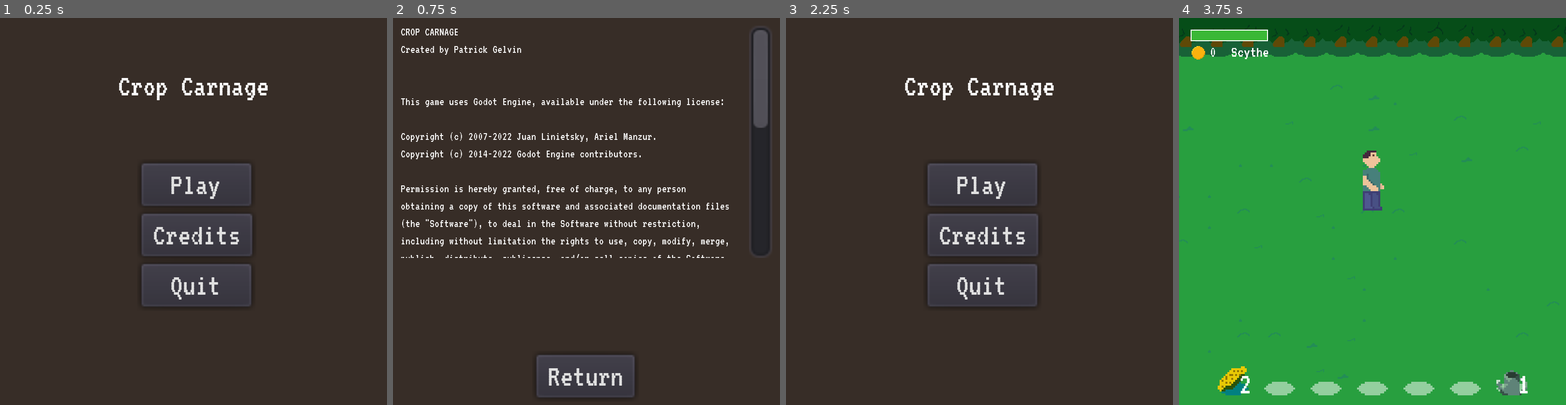
Above: before the commit, frames 1-4 (left to right).
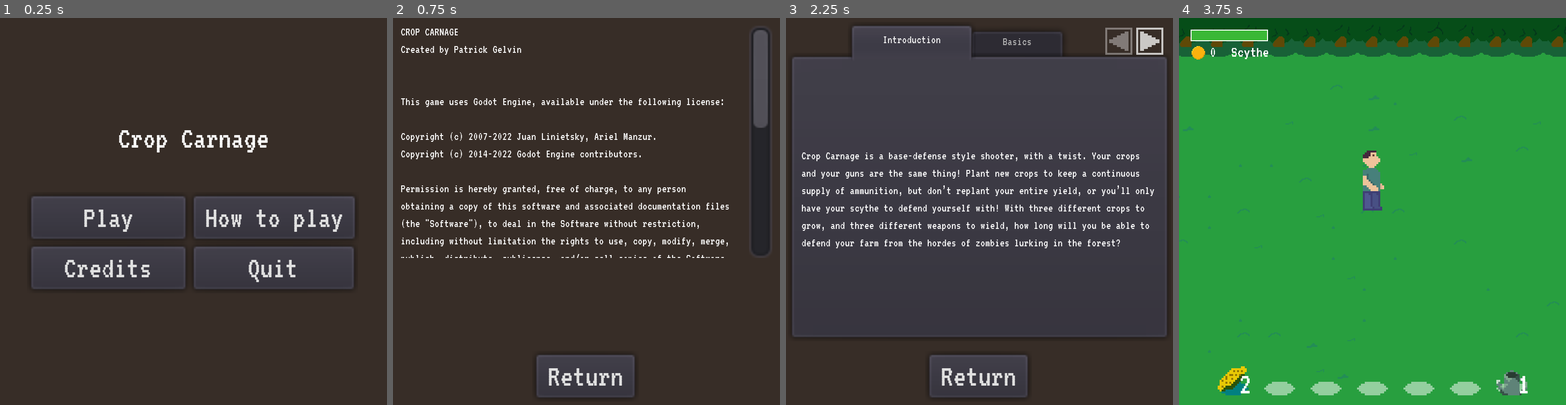
Above: after the commit, the same moments.

Repository: gelvinp/ld52-crop-carnage
Game: Godot game, scene res://menu/menu.tscn
The game is run twice, just before and just after one commit, with the same random seed, the same clock (stepped at 60 frames per second) and the same inputs.
Inputs (mouse positions are in pixels of both pictures, inside the frame that each line leads up to):
- Up to frame 1 (0.25 s): no input
- Up to frame 2 (0.75 s): click "Credits" at 0.5 s
- Up to frame 3 (2.25 s): click "Return" at 1.25 s; click (1060, 219) at 2 s, where only the run after the commit has a clickable "How to play"
- Up to frame 4 (3.75 s): click (1372, 377) at 2.75 s, where only the run after the commit has a clickable "Return"; click "Play" at 3.5 s

The runs differ from the first frame. In frame 1, 18% of the frame differs, in the area x 8-92%, y 15-75%; in frame 2, nothing differs; in frame 3, 60%, in the area x 1-99%, y 2-98%; in frame 4, nothing differs.

Commit message:
Tutorial button

Diff:
--- a/menu/menu.gd
+++ b/menu/menu.gd
@@ -3,7 +3,8 @@
 
 func _ready():
 	if OS.has_feature("web"):
-		$VBoxContainer/QuitButton.queue_free()
+		$VBoxContainer/GridContainer/QuitButton.queue_free()
+		$VBoxContainer/GridContainer.columns = 1
 
 
 func _on_PlayButton_pressed():
@@ -19,3 +20,8 @@
 
 func _on_QuitButton_pressed():
 	get_tree().quit()
+
+
+func _on_TutorialButton_pressed():
+	GlobalAudio.play("affirmative")
+	get_tree().change_scene("res://menu/tutorial.tscn")
--- a/menu/menu.tscn
+++ b/menu/menu.tscn
@@ -12,46 +12,72 @@
 anchor_bottom = 1.0
 color = Color( 0.215686, 0.176471, 0.152941, 1 )
 
-[node name="Label" type="Label" parent="."]
-anchor_left = 0.5
-anchor_right = 0.5
-margin_left = -75.0
-margin_top = 27.0
-margin_right = 75.0
-margin_bottom = 44.0
+[node name="VBoxContainer" type="VBoxContainer" parent="."]
+anchor_right = 1.0
+anchor_bottom = 1.0
+alignment = 1
+
+[node name="Control" type="Control" parent="VBoxContainer"]
+margin_right = 200.0
+margin_bottom = 51.0
+size_flags_vertical = 3
+
+[node name="Label" type="Label" parent="VBoxContainer"]
+margin_top = 55.0
+margin_right = 200.0
+margin_bottom = 72.0
 text = "Crop Carnage"
 align = 1
 
-[node name="VBoxContainer" type="VBoxContainer" parent="."]
-anchor_left = 0.5
-anchor_top = 0.5
-anchor_right = 0.5
-anchor_bottom = 0.5
-margin_left = -27.0
-margin_top = -25.0
-margin_right = 27.0
-margin_bottom = 25.0
-size_flags_horizontal = 3
+[node name="Control2" type="Control" parent="VBoxContainer"]
+margin_top = 76.0
+margin_right = 200.0
+margin_bottom = 89.0
 size_flags_vertical = 3
-alignment = 1
+size_flags_stretch_ratio = 0.25
 
-[node name="PlayButton" type="Button" parent="VBoxContainer"]
-margin_right = 54.0
+[node name="GridContainer" type="GridContainer" parent="VBoxContainer"]
+margin_left = 18.0
+margin_top = 93.0
+margin_right = 182.0
+margin_bottom = 144.0
+size_flags_horizontal = 4
+size_flags_vertical = 3
+columns = 2
+
+[node name="PlayButton" type="Button" parent="VBoxContainer/GridContainer"]
+margin_right = 80.0
 margin_bottom = 23.0
+rect_min_size = Vector2( 80, 0 )
 text = "Play"
 
-[node name="CreditsButton" type="Button" parent="VBoxContainer"]
+[node name="TutorialButton" type="Button" parent="VBoxContainer/GridContainer"]
+margin_left = 84.0
+margin_right = 164.0
+margin_bottom = 23.0
+rect_min_size = Vector2( 80, 0 )
+text = "How to play"
+
+[node name="CreditsButton" type="Button" parent="VBoxContainer/GridContainer"]
 margin_top = 27.0
-margin_right = 54.0
+margin_right = 80.0
 margin_bottom = 50.0
 text = "Credits"
 
-[node name="QuitButton" type="Button" parent="VBoxContainer"]
-margin_top = 54.0
-margin_right = 54.0
-margin_bottom = 77.0
+[node name="QuitButton" type="Button" parent="VBoxContainer/GridContainer"]
+margin_left = 84.0
+margin_top = 27.0
+margin_right = 164.0
+margin_bottom = 50.0
 text = "Quit"
 
-[connection signal="pressed" from="VBoxContainer/PlayButton" to="." method="_on_PlayButton_pressed"]
-[connection signal="pressed" from="VBoxContainer/CreditsButton" to="." method="_on_CreditsButton_pressed"]
-[connection signal="pressed" from="VBoxContainer/QuitButton" to="." method="_on_QuitButton_pressed"]
+[node name="Control3" type="Control" parent="VBoxContainer"]
+margin_top = 148.0
+margin_right = 200.0
+margin_bottom = 200.0
+size_flags_vertical = 3
+
+[connection signal="pressed" from="VBoxContainer/GridContainer/PlayButton" to="." method="_on_PlayButton_pressed"]
+[connection signal="pressed" from="VBoxContainer/GridContainer/TutorialButton" to="." method="_on_TutorialButton_pressed"]
+[connection signal="pressed" from="VBoxContainer/GridContainer/CreditsButton" to="." method="_on_CreditsButton_pressed"]
+[connection signal="pressed" from="VBoxContainer/GridContainer/QuitButton" to="." method="_on_QuitButton_pressed"]
